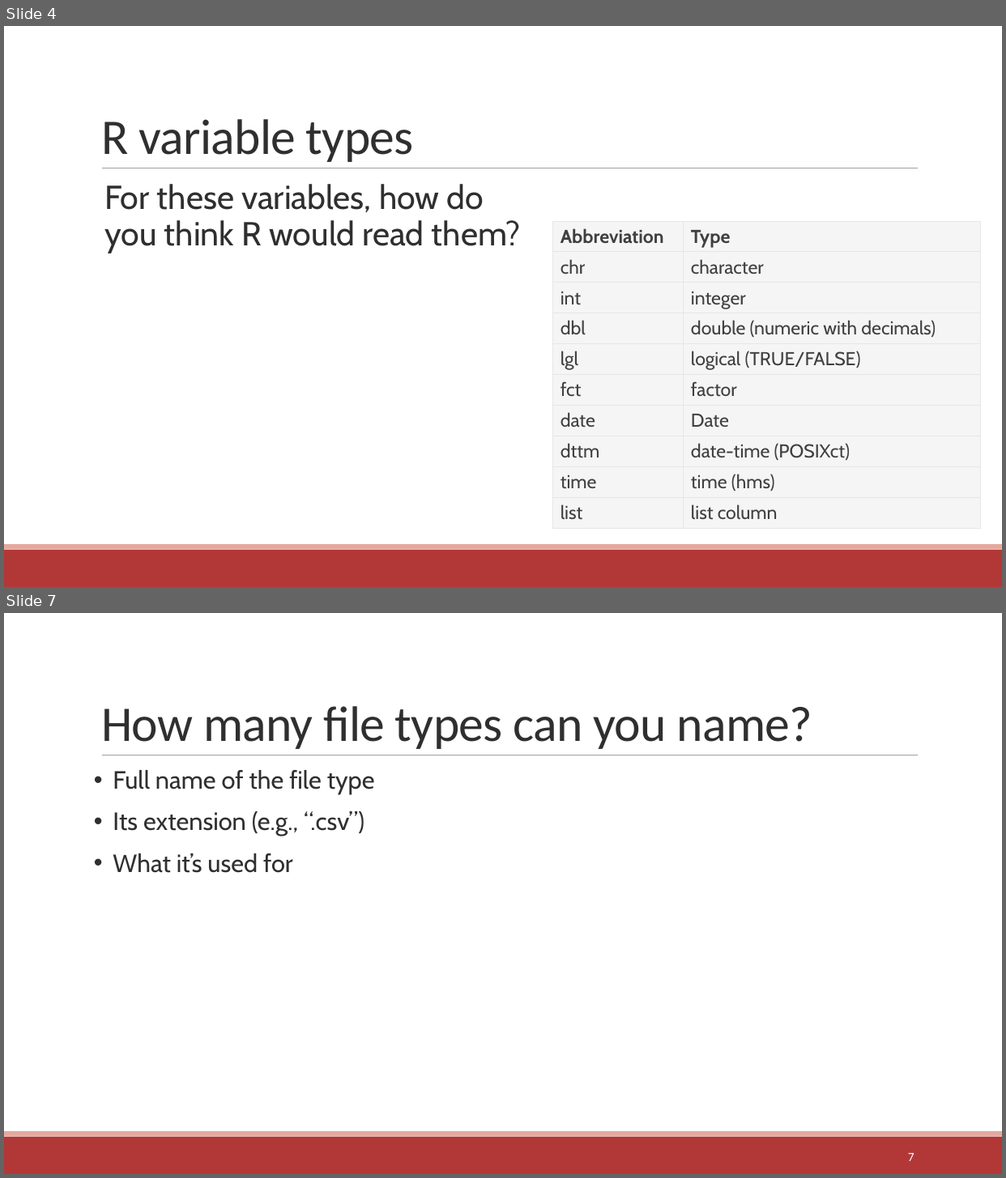
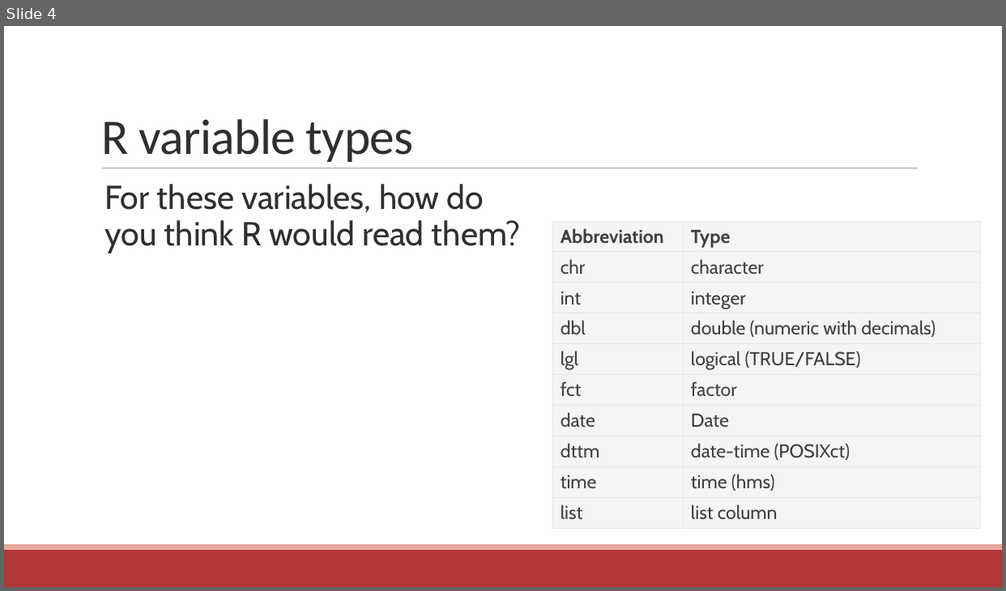
Before and after one commit to communitymaplab/geog4300_datascience, a slide deck: in_class_slides/geog4300_L04-readingdata.pptx. Shown one above the other, each under a label of ours: slides 4 and 7 before the commit, slide 4 after it; the slides between them are not shown. The pictures are 1006x1178 and 1006x591 pixels, drawn with LibreOffice and Linux fonts; fonts in the diff are those of the drawing. Boxes give left, top, right and bottom in pixels: in the first picture for what was removed or moved away, otherwise in the second. Text is boxed around its words. In the diff, an @@ line names an element or a change of style, - is before the commit and + after.

```diff
--- a/in_class_slides/geog4300_L04-readingdata.pptx
+++ b/in_class_slides/geog4300_L04-readingdata.pptx
@@ slide 7 removed at (x1=4, y1=613, x2=1002, y2=1174), background #FFFFFF; not listed: 3 template elements that a slide beside it also shows @@
@@ title removed at (x1=101, y1=706, x2=812, y2=749) @@
-How many file types can you name?
@@ text removed at (x1=113, y1=770, x2=375, y2=873) @@
-• Full name of the file type
-• Its extension (e.g., “.csv”)
-• What it’s used for
@@ page number removed at (x1=908, y1=1153, x2=914, y2=1161) @@
-7
```
Also in this commit, not shown: 2 slides changed, 1 other file.
